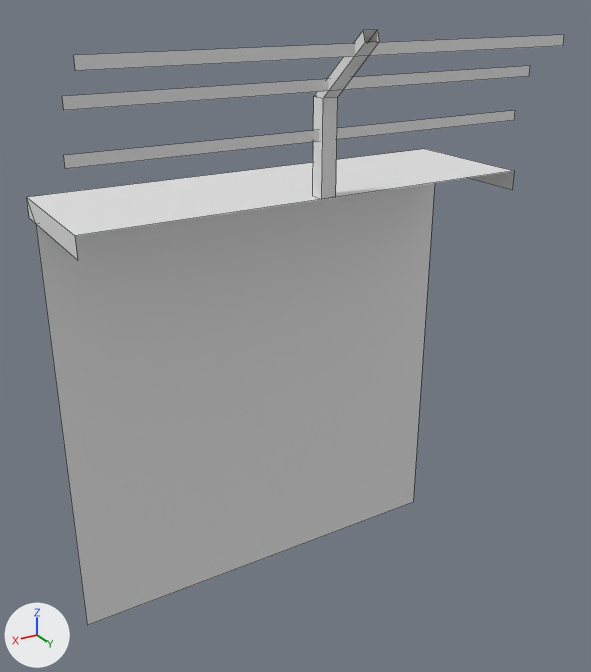
The FBX model FPS/Assets/Models/Enviroment/Outside Warehouse/Walls/Wall.fbx: old version first, new version second.
Camera for both pictures: a camera (50 mm lens) standing at (-44.84, 20.5, 13.53) and looking at (-47.42, 16.19, 11.38). Arrows for +X, +Y and +Z are at lower left; the lights stay in place. Mesh edges are drawn as thin lines. Where no turn or scale is listed for an object, it has been applied to the vertices.

Objects in the first picture: 'Wall'.
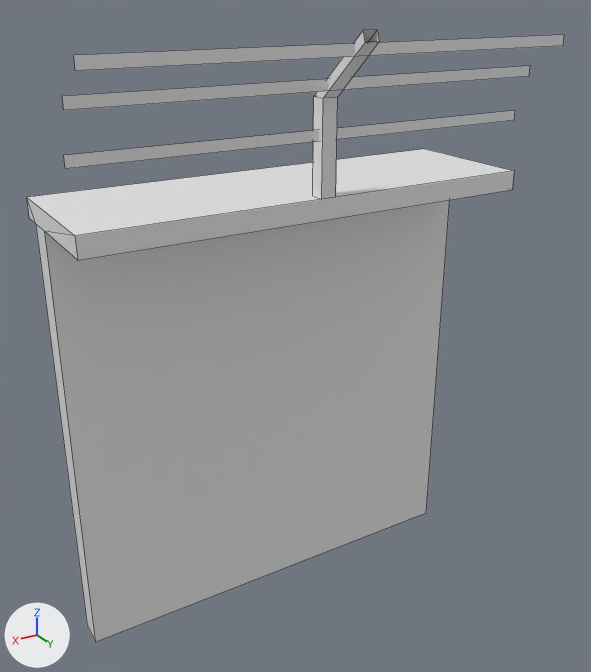
The change, as a list of edits to the scene's bpy script:
```text
Add mat_wall:
    mat_wall = principled_material('Wall')
    mat_wall.base_color = (0.8, 0.8, 0.8)  # white #e7e7e7
Change me_plane_927:
    used by ob_wall; location = (-47.436, 15.854, 9.25)
    remove me_plane_927.from_pydata(...)  # 36 vertices, 19 faces; spans x -1.5..1.5, y -0.27..1.05, z 0.0..4.07
    add me_plane_927.from_pydata(...)  # 40 vertices, 27 faces; spans x -1.5..1.5, y -0.27..1.05, z 0.0..4.07
    me_plane_927 part 1
    2 faces are deleted
    4 vertices are added at (1.5, 0.07, 0.0), (-1.5, 0.06, 0.0), (1.5, 0.07, 3.0), (-1.5, 0.06, 3.0)
    10 new faces join them
    add me_plane_927.materials.append(mat_wall)  # white #e7e7e7
```

Location of each change, [x1, y1, x2, y2] in pixels of the pictures (591 x 672 px):
'Wall', reshaped
    before: [27, 30, 564, 625]
    after: [27, 30, 564, 642]
part 1 of me_plane_927, built on
    before: [35, 171, 514, 260]
    after: [35, 171, 514, 642]
